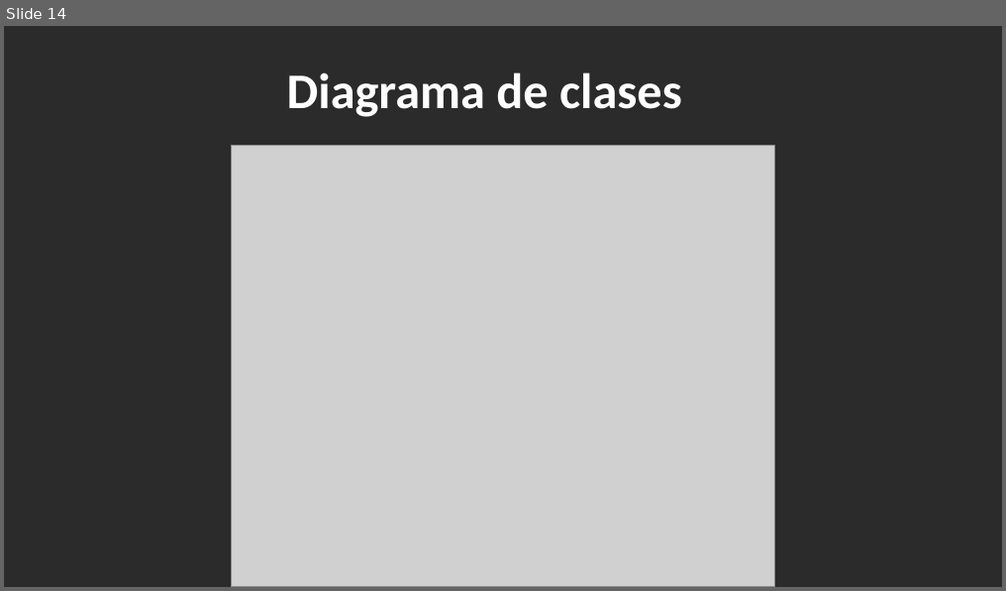
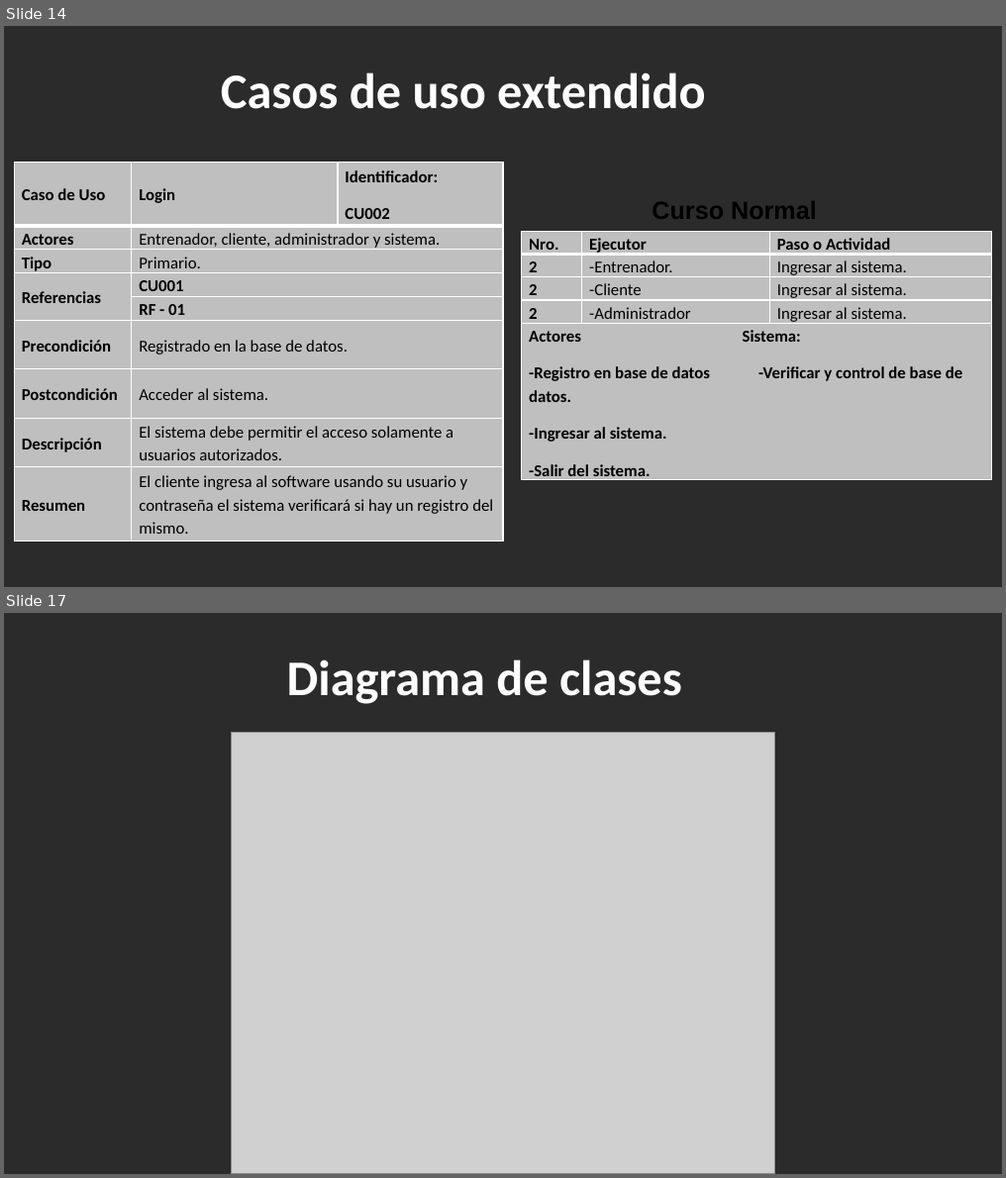
Before and after one commit to teamfsteelsystem/ProyectoFSS, a slide deck: Descripcion FSS/ExpoOficialFSS.pptx. Shown one above the other, each under a label of ours: slide 14 before the commit, slides 14 and 17 after it; the slides between them are not shown. The pictures are 1006x591 and 1006x1178 pixels, drawn with LibreOffice and Linux fonts; fonts in the diff are those of the drawing; grey boxes stand for pictures; background and template pictures are left out; a plain dark background stands for a picture behind light text. Boxes give left, top, right and bottom in pixels: in the first picture for what was removed or moved away, otherwise in the second. Text is boxed around its words. In the diff, an @@ line names an element or a change of style, - is before the commit and + after.

```diff
--- a/Descripcion FSS/ExpoOficialFSS.pptx
+++ b/Descripcion FSS/ExpoOficialFSS.pptx
@@ slide 14 added at <box>4,26,1002,587</box>, background picture (left out) @@
@@ text added at <box>221,73,705,109</box>, 36 pt, text #FFFFFF, bold @@
+Casos de uso extendido
@@ table added at <box>14,162,504,542</box>, 9 rows, 3 columns @@
+Caso de Uso | Login | Identificador: / CU002
+Actores | Entrenador, cliente, administrador y sistema. | 
+Tipo | Primario. | 
+Referencias | CU001 | 
+ | RF - 01 | 
+Precondición | Registrado en la base de datos. | 
+Postcondición | Acceder al sistema. | 
+Descripción | El sistema debe permitir el acceso solamente a usuarios autorizados. | 
+Resumen | El cliente ingresa al software usando su usuario y contraseña el sistema verificará si hay un registro del mismo. | 
@@ text added at <box>651,201,817,219</box>, 18 pt, text #000000, bold @@
+Curso Normal
@@ table added at <box>522,232,993,484</box>, 5 rows, 3 columns @@
+Nro. | Ejecutor | Paso o Actividad
+2 | -Entrenador. | Ingresar al sistema.
+2 | -Cliente | Ingresar al sistema.
+2 | -Administrador | Ingresar al sistema.
+Actores Sistema: / -Registro en base de datos -Verificar y control de base de datos. / -Ingresar al sistema. / -Salir del sistema. |  | 
@@ what was slide 14 is now slide 17 @@
```
Also in this commit, not shown: 6 slides changed, 4 other slides added, 2 slides removed, 7 other files.
